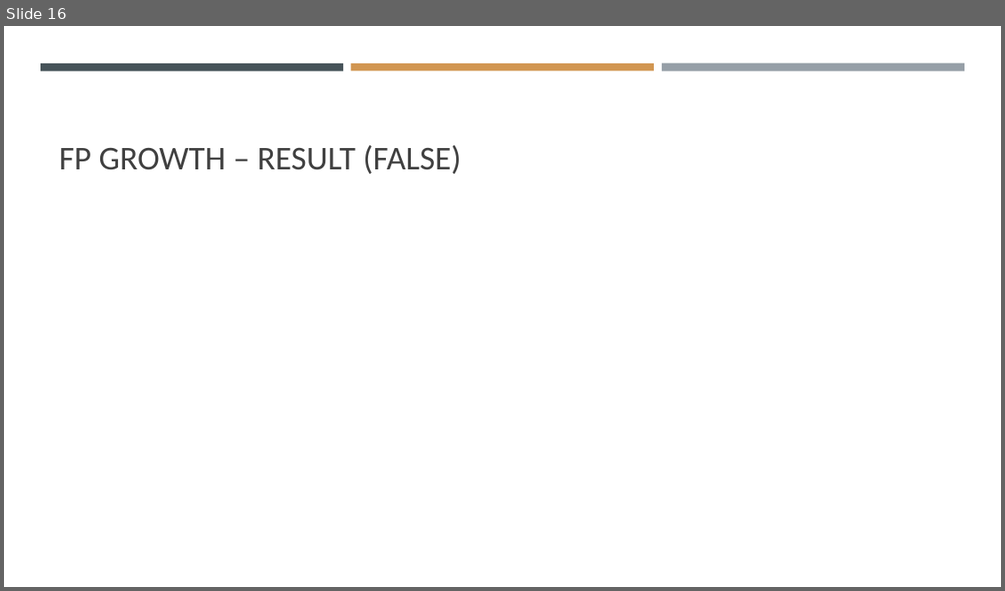
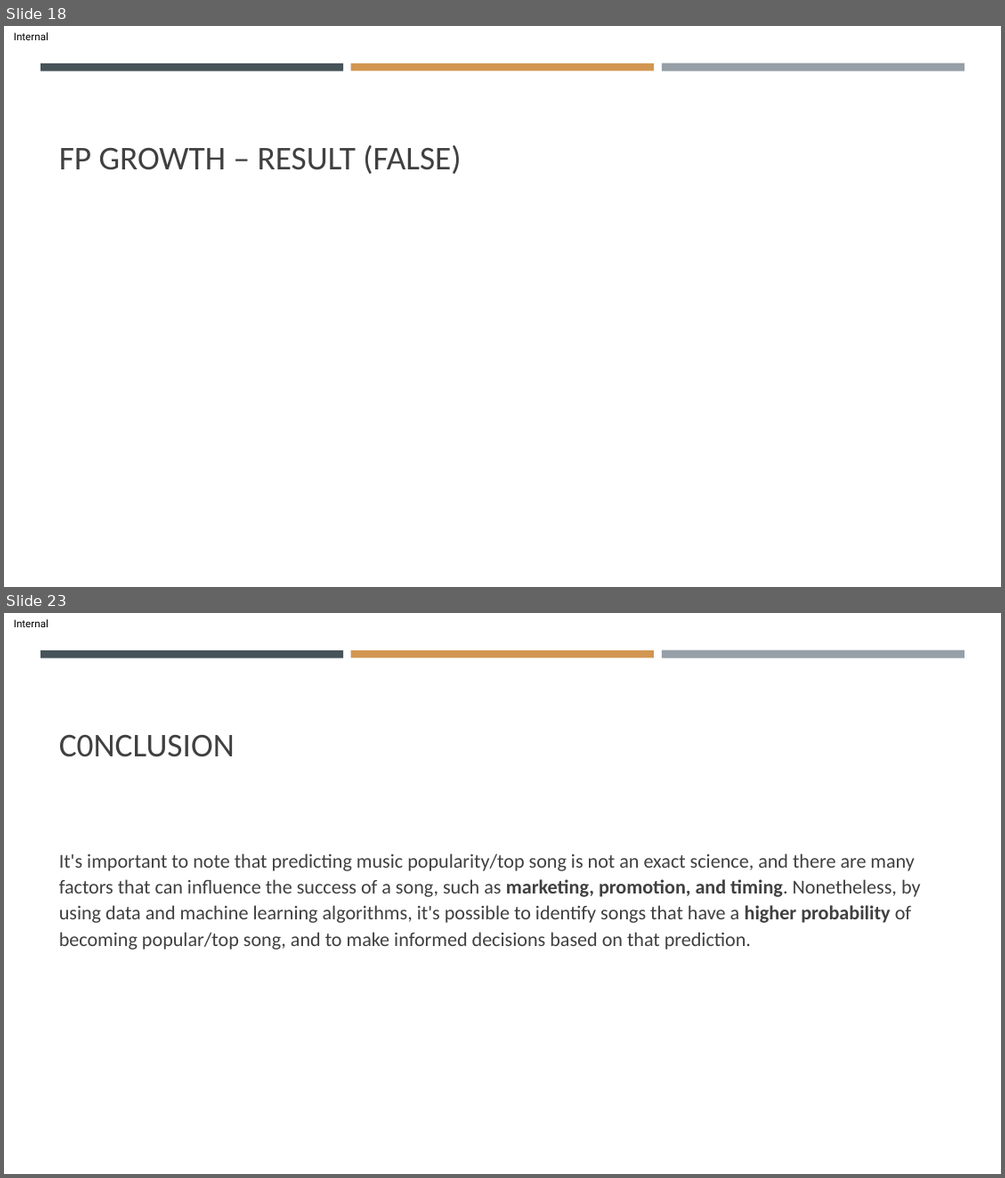
Before and after one commit to SvenWeiss-HDM/Classification, a slide deck: HDM Data Science v0226.pptx. Shown one above the other, each under a label of ours: slide 16 before the commit, slides 18 and 23 after it; the slides between them are not shown. The pictures are 1005x591 and 1005x1178 pixels, drawn with LibreOffice and Linux fonts; fonts in the diff are those of the drawing. Boxes give left, top, right and bottom in pixels: in the first picture for what was removed or moved away, otherwise in the second. Text is boxed around its words. In the diff, an @@ line names an element or a change of style, - is before the commit and + after.

Commit message:
Update HDM Data Science v0226.pptx
add Reflection to PPT

```diff
--- a/HDM Data Science v0226.pptx
+++ b/HDM Data Science v0226.pptx
@@ slide 23 added at (4,613,1001,1174), background #FFFFFF; not listed: 4 template elements that a slide beside it also shows @@
@@ title added at (59,735,235,757), 32 pt, text #404040 @@
+C0NCLUSION
@@ text added at (59,853,921,949), 19 pt, text #404040 @@
+It's important to note that predicting music popularity/top song is not an exact science, and there are many factors that can influence the success of a song, such as marketing, promotion, and timing. Nonetheless, by using data and machine learning algorithms, it's possible to identify songs that have a higher probability of becoming popular/top song, and to make informed decisions based on that prediction.
@@ what was slide 16 is now slide 18 @@
@@ slide 18 changed as well @@
@@ text added at (14,32,48,40), 10 pt, text #000000 @@
+Internal
```
Also in this commit, not shown: 15 other slides changed, 6 other slides added.
